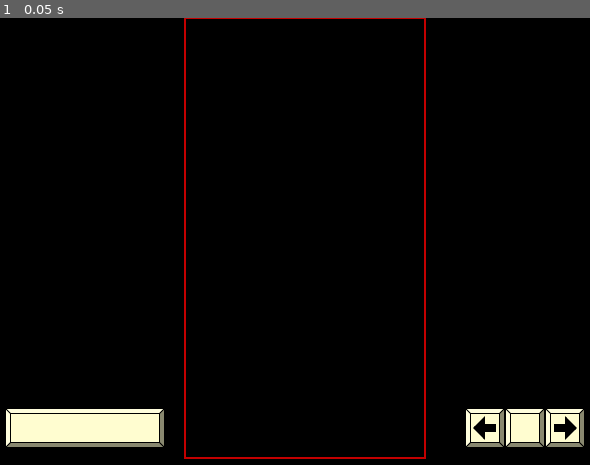
Above: before the commit, frame 1.
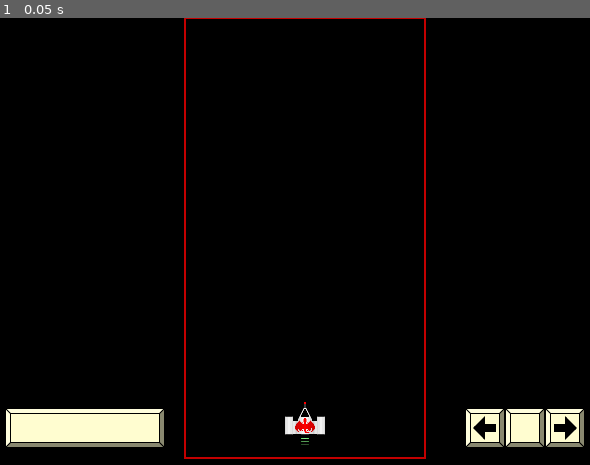
Above: after the commit, the same moment.

Repository: swashdev/minigame-madness
Game: Godot game, scene res://mini/shooter/scenes/shooter_frame.tscn
Same seed, same stepped clock (60 frames per second), same inputs: the game is played once before the commit and once after it. This scene is started directly instead of the project's main scene.
Inputs:
- Up to frame 1 (0.05 s): no input

The runs differ from the first frame. In frame 1, 0.3% of the frame differs, in the area x 48-56%, y 85-96%.

Commit message:
[SHOOTER] add a scene for the player character.

Diff:
--- /dev/null
+++ b/mini/shooter/scenes/characters/player.tscn
@@ -0,0 +1,56 @@
+[gd_scene load_steps=14 format=2]
+
+[ext_resource path="res://mini/shooter/images/characters/animations/gun_exhaust_01.png" type="Texture" id=1]
+[ext_resource path="res://mini/shooter/images/characters/animations/gun_exhaust_03.png" type="Texture" id=2]
+[ext_resource path="res://mini/shooter/images/characters/animations/gun_exhaust_02.png" type="Texture" id=3]
+[ext_resource path="res://mini/shooter/images/characters/animations/gun_exhaust_05.png" type="Texture" id=4]
+[ext_resource path="res://mini/shooter/images/characters/animations/exhaust_01.png" type="Texture" id=5]
+[ext_resource path="res://mini/shooter/images/characters/animations/gun_exhaust_04.png" type="Texture" id=6]
+[ext_resource path="res://mini/shooter/images/characters/dragon_fighter.png" type="Texture" id=7]
+[ext_resource path="res://mini/shooter/images/characters/animations/exhaust_03.png" type="Texture" id=8]
+[ext_resource path="res://mini/shooter/images/characters/animations/exhaust_02.png" type="Texture" id=9]
+[ext_resource path="res://mini/shooter/images/characters/animations/exhaust_04.png" type="Texture" id=10]
+
+[sub_resource type="SpriteFrames" id=1]
+animations = [ {
+"frames": [ ExtResource( 5 ), ExtResource( 9 ), ExtResource( 8 ) ],
+"loop": true,
+"name": "default",
+"speed": 10.0
+} ]
+
+[sub_resource type="SpriteFrames" id=2]
+animations = [ {
+"frames": [ ExtResource( 1 ), ExtResource( 3 ), ExtResource( 2 ), ExtResource( 6 ), ExtResource( 4 ), ExtResource( 10 ) ],
+"loop": false,
+"name": "default",
+"speed": 20.0
+} ]
+
+[sub_resource type="RectangleShape2D" id=3]
+extents = Vector2( 19.981, 13.0136 )
+
+[node name="Player" type="Area2D"]
+collision_mask = 2
+__meta__ = {
+"_edit_group_": true
+}
+
+[node name="Sprite" type="Sprite" parent="."]
+position = Vector2( 0, -30 )
+texture = ExtResource( 7 )
+
+[node name="Exhaust" type="AnimatedSprite" parent="Sprite"]
+position = Vector2( 0, 5 )
+frames = SubResource( 1 )
+frame = 1
+playing = true
+
+[node name="GunExhaust" type="AnimatedSprite" parent="Sprite"]
+position = Vector2( 0, 1 )
+frames = SubResource( 2 )
+frame = 5
+
+[node name="CollisionShape2D" type="CollisionShape2D" parent="."]
+position = Vector2( 0, -25 )
+shape = SubResource( 3 )
--- a/mini/shooter/scenes/shooter_minigame.tscn
+++ b/mini/shooter/scenes/shooter_minigame.tscn
@@ -1,10 +1,14 @@
-[gd_scene load_steps=2 format=2]
+[gd_scene load_steps=3 format=2]
 
+[ext_resource path="res://mini/shooter/scenes/characters/player.tscn" type="PackedScene" id=1]
 [ext_resource path="res://shared/scripts/minigame.gd" type="Script" id=4]
 
 [node name="ShooterMinigame" type="Node2D"]
 script = ExtResource( 4 )
 
+[node name="Player" parent="." instance=ExtResource( 1 )]
+position = Vector2( 120, 430 )
+
 [node name="Boundary" type="Line2D" parent="."]
 points = PoolVector2Array( 0, 0, 240, 0, 240, 440, 0, 440, 0, 0 )
 width = 2.0
